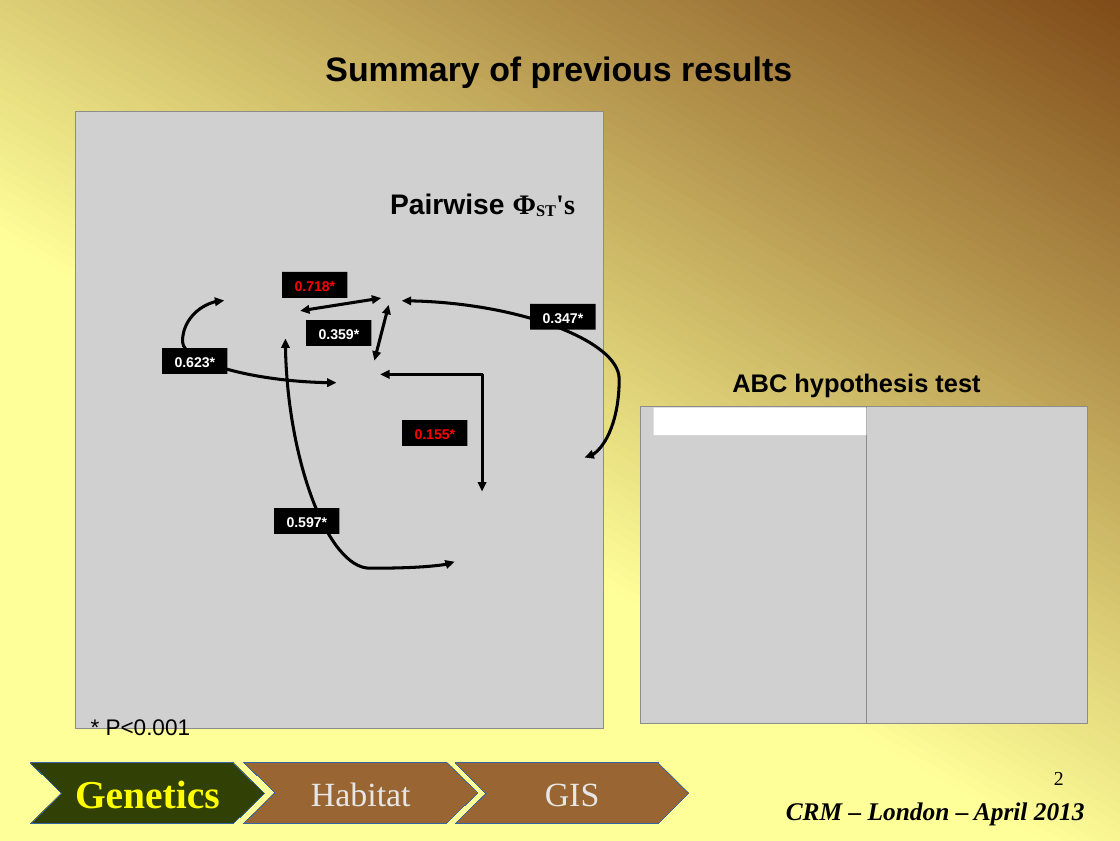
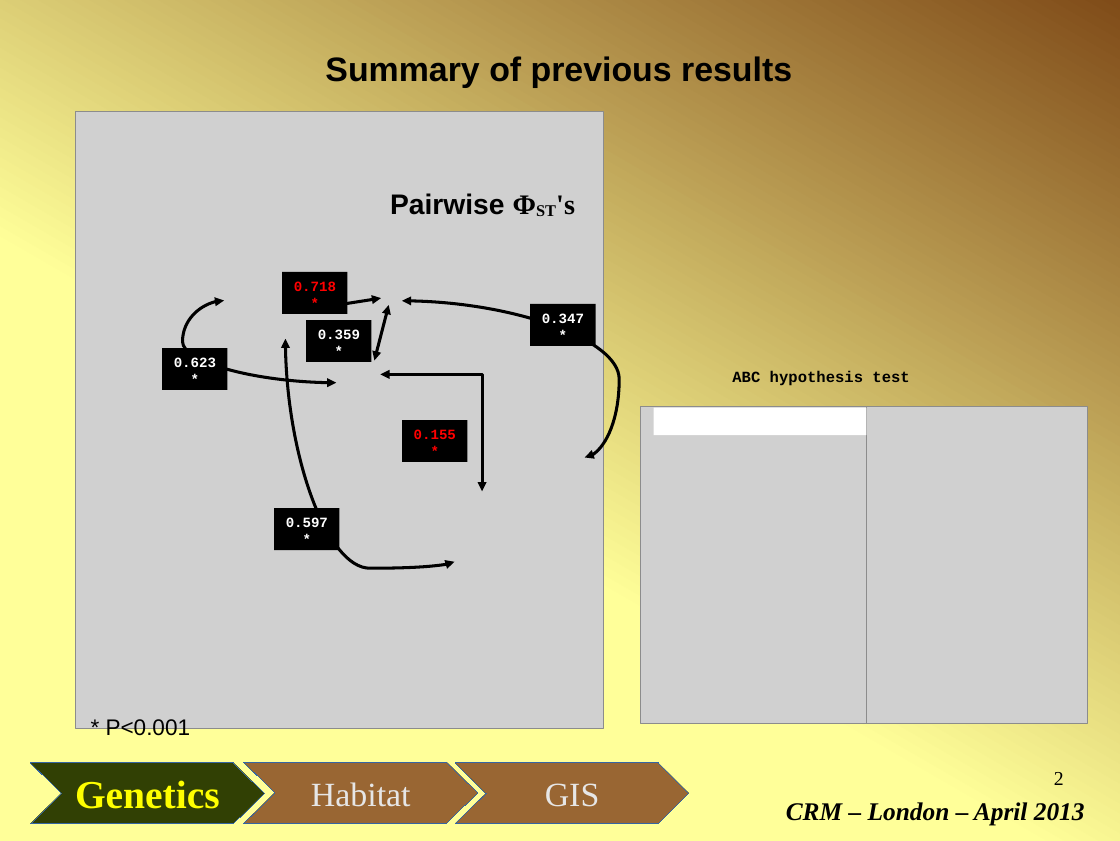
Before and after one commit to micha-silver/popgen-gis, a slide deck: slide 2 of popgen-GIS_Fresia_Silver.odp. Drawn at 1120x841 pixels with LibreOffice and Linux fonts; fonts in the diff are those of the drawing; grey boxes stand for pictures. Boxes give left, top, right and bottom in pixels: in the first picture for what was removed or moved away, otherwise in the second. Text is boxed around its words. In the diff, an @@ line names an element or a change of style, - is before the commit and + after.

```diff
--- a/popgen-GIS_Fresia_Silver.odp
+++ b/popgen-GIS_Fresia_Silver.odp
@@ rectangle "0.718*": place and size @@
-rectangle "0.718*" at [283,271,348,297]
+rectangle "0.718*" at [283,271,348,313]
@@ font Arial to Courier New in 6 elements at [163,348,228,389], [402,420,468,461], [531,304,596,346], [274,508,339,550], [283,271,348,313], [306,320,371,362] @@
@@ rectangle "0.359*": place and size @@
-rectangle "0.359*" at [306,320,371,346]
+rectangle "0.359*" at [306,320,371,362]
@@ rectangle "0.347*": place and size @@
-rectangle "0.347*" at [531,304,596,329]
+rectangle "0.347*" at [531,304,596,346]
@@ rectangle "0.623*": place and size @@
-rectangle "0.623*" at [163,348,228,373]
+rectangle "0.623*" at [163,348,228,389]
@@ text "ABC hypothesis test" at [732,371,909,386]: size 18 to 11 pt, font Arial to Courier New @@
@@ rectangle "0.155*": place and size @@
-rectangle "0.155*" at [402,420,468,445]
+rectangle "0.155*" at [402,420,468,461]
@@ rectangle "0.597*": place and size @@
-rectangle "0.597*" at [274,508,339,534]
+rectangle "0.597*" at [274,508,339,550]
```
Also in this commit, not shown: 5 other slides changed, 1 slide added.
